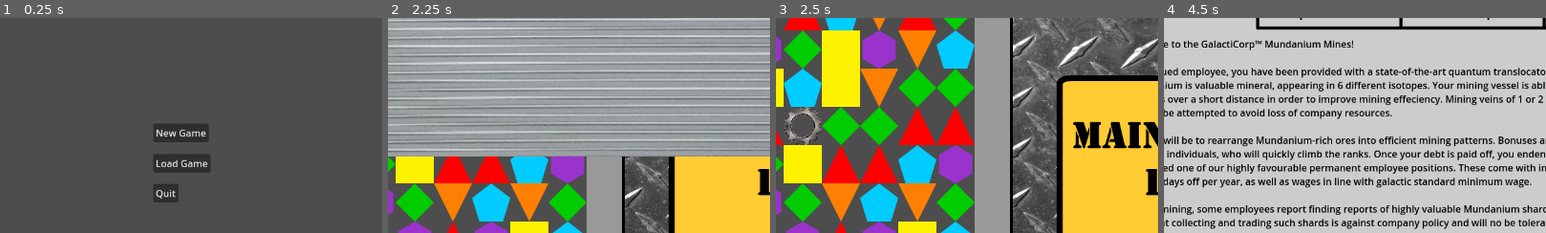
Above: before the commit, frames 1-4 (left to right).
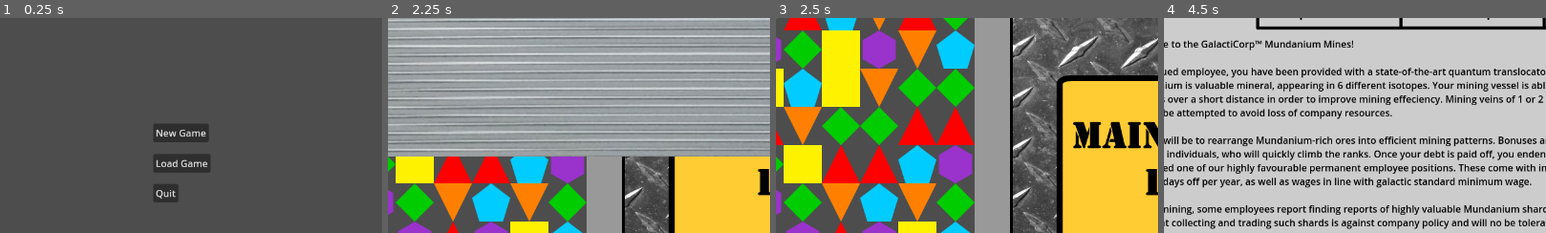
Above: after the commit, the same moments.

Repository: mr-pig-streaming/match-3-game
Game: Godot game, scene res://Scenes/base_scene.tscn
Same seed, same stepped clock (60 frames per second), same inputs: the game is played once before the commit and once after it.
Inputs:
- Up to frame 1 (0.25 s): no input
- Up to frame 2 (2.25 s): click "New Game" at 0.5 s; click "New Game" at 1.25 s; click "Load Game" at 2 s
- Up to frame 3 (2.5 s): no input
- Up to frame 4 (4.5 s): click "Dispense Chip" at 2.75 s; click "View Chips" at 3.5 s; click "Guidebook" at 4.25 s
The pictures show only the part of the screen within x 19-69%, y 17-67%; the shares and areas given below are measured in that part.

Frames 1-2 are identical in both runs. In frame 3, 1.3% of the frame differs, in the area x 2-12%, y 41-60%; in frame 4, nothing differs.
Error in both runs: Cannot call method 'queue_free' on a null value. (res://Scripts/base_scene.gd:92)

Commit message:
dev-F71 Cleaned up rotating block

Diff:
--- a/Scripts/grid.gd
+++ b/Scripts/grid.gd
@@ -186,11 +186,6 @@
 		remove_setup_matches()
 	#unmatch_all()
 	#add_exclusion_zones()
-	all_pieces[3][3].queue_free()
-	all_pieces[3][3] = rotate_piece.instantiate()
-	all_pieces[3][3].position = grid_to_pixel(3, 3)
-	add_child(all_pieces[3][3])
-	move_child(all_pieces[3][3], 0)
 	total_matched = 0
 	round_matched = 0
 
